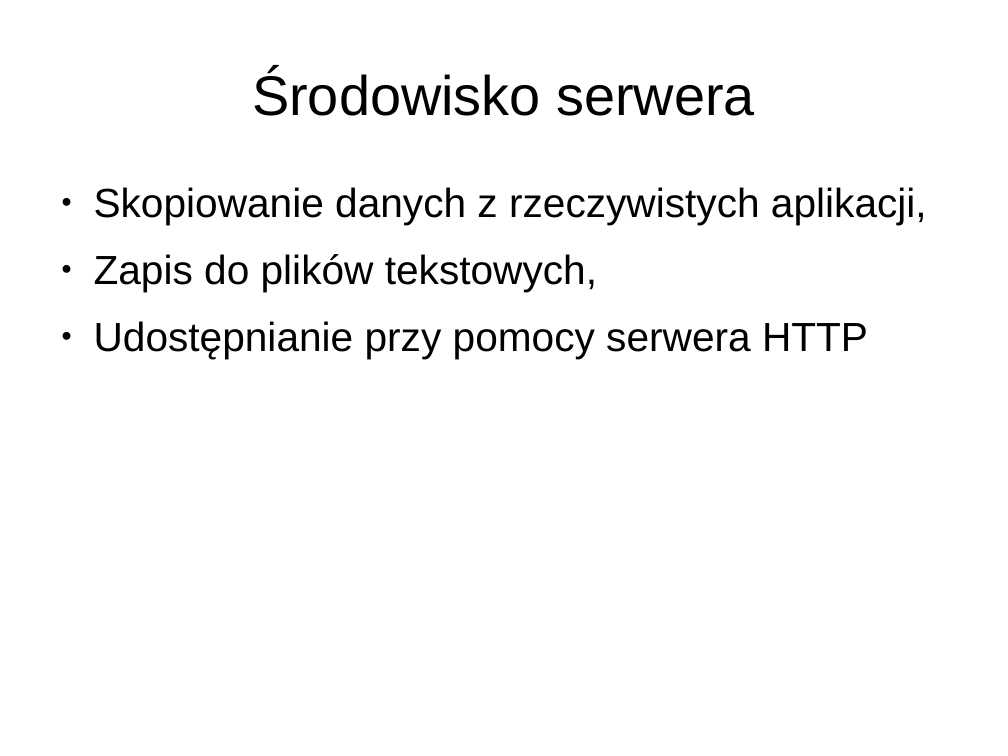
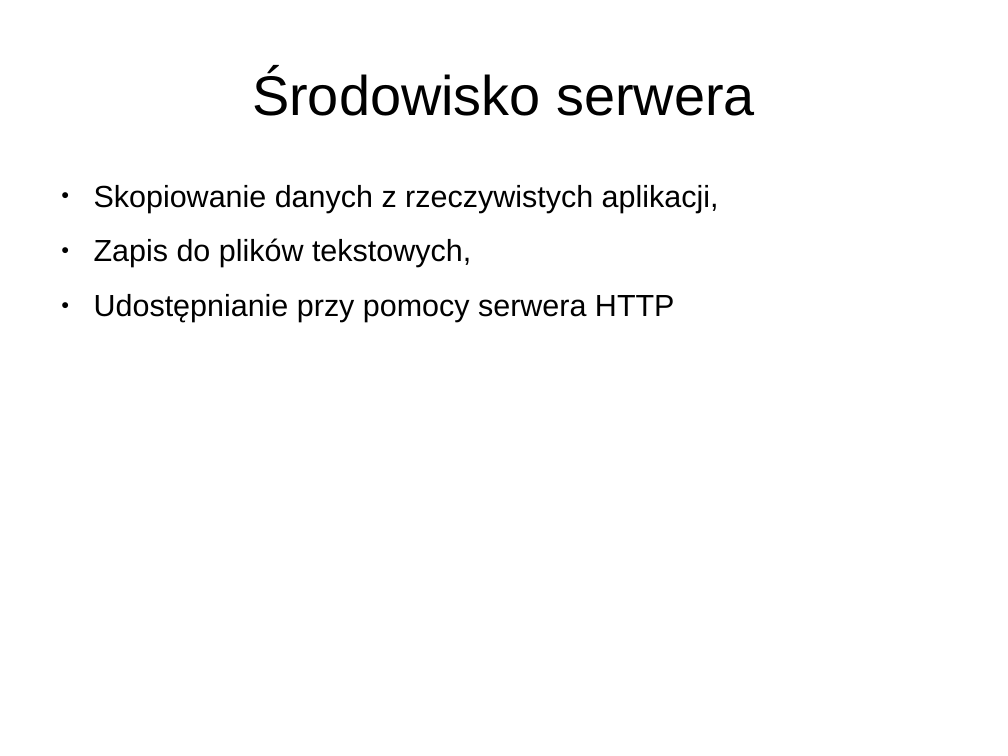
Before and after one commit to aksinghdce/master-thesis, a slide deck: slide 7 of prezentacja.odp. Drawn at 1008x756 pixels with LibreOffice and Linux fonts; fonts in the diff are those of the drawing. Boxes give left, top, right and bottom in pixels: in the first picture for what was removed or moved away, otherwise in the second. Text is boxed around its words. In the diff, an @@ line names an element or a change of style, - is before the commit and + after.

```diff
--- a/prezentacja.odp
+++ b/prezentacja.odp
@@ text "Skopiowanie danych z rzeczywistych aplikacji," at (94, 185, 719, 322): size 32 to 24 pt @@
```
Also in this commit, not shown: 8 other slides changed.
